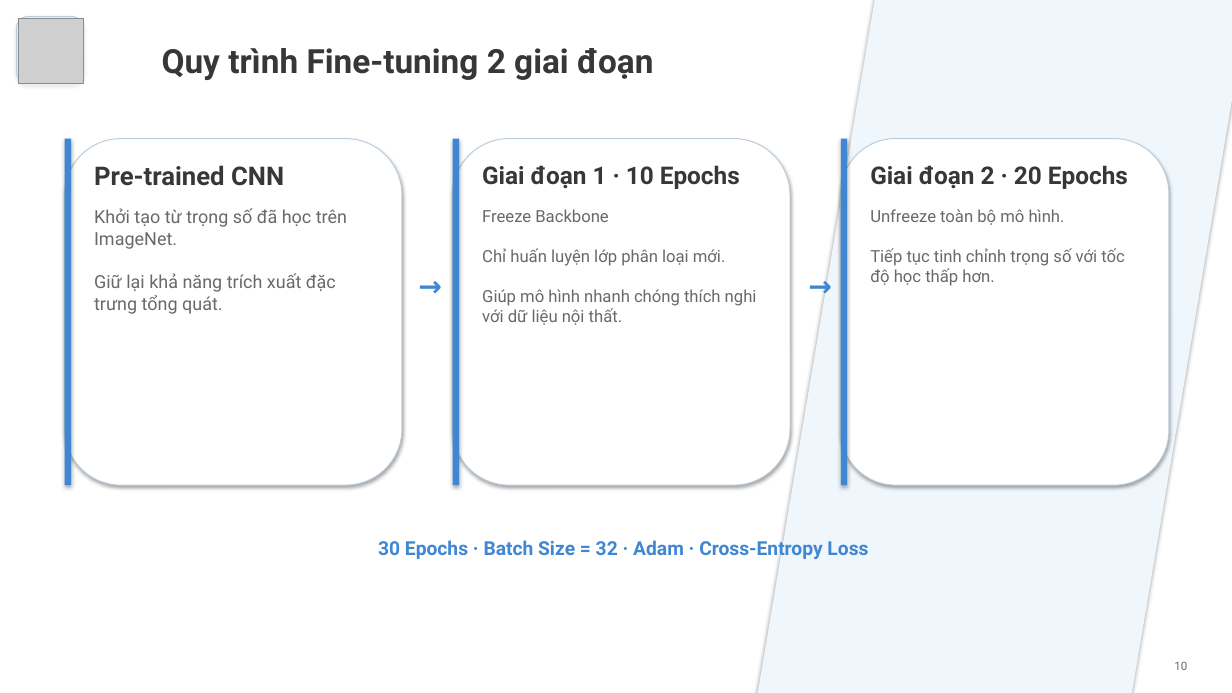
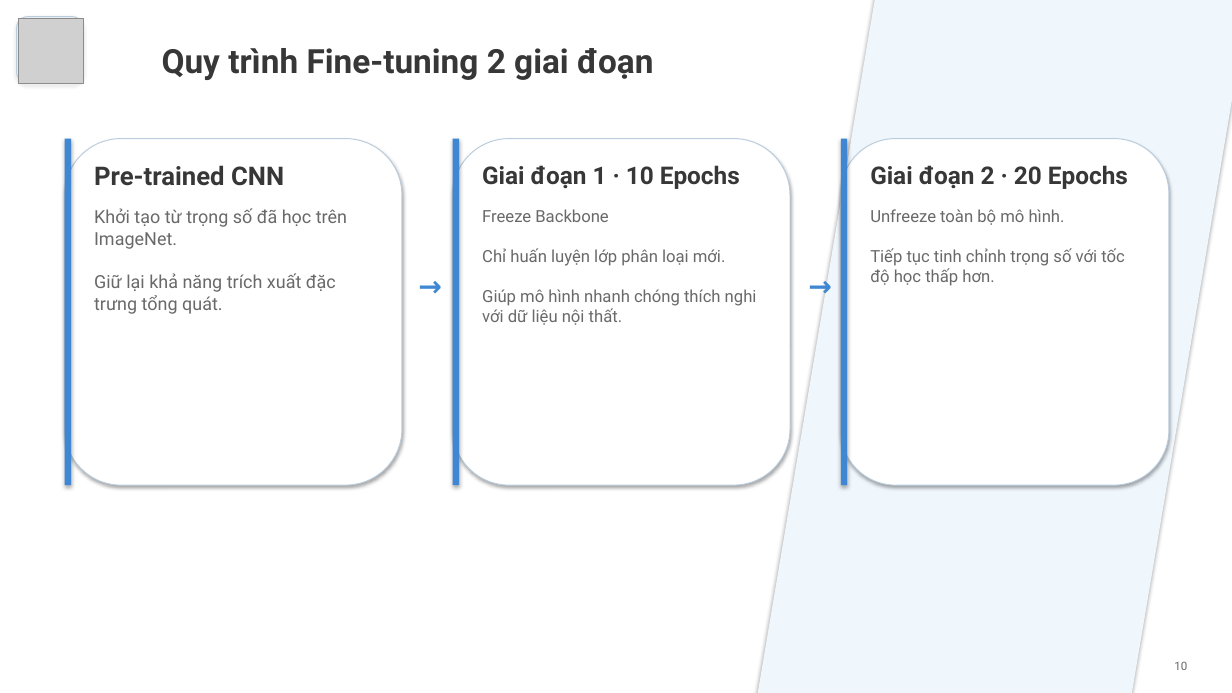
Before and after one commit to thanhnam23-dev/TTTN_DL_FUR, a slide deck: slide 9 of bao_cao/Thực tập tốt nghiệp/TTTN.pptx. Drawn at 1232x693 pixels with LibreOffice and Linux fonts; fonts in the diff are those of the drawing; grey boxes stand for pictures. Boxes give left, top, right and bottom in pixels: in the first picture for what was removed or moved away, otherwise in the second. Text is boxed around its words. In the diff, an @@ line names an element or a change of style, - is before the commit and + after.

```diff
--- a/bao_cao/Thực tập tốt nghiệp/TTTN.pptx
+++ b/bao_cao/Thực tập tốt nghiệp/TTTN.pptx
@@ text removed at [378, 537, 868, 559] @@
-30 Epochs · Batch Size = 32 · Adam · Cross-Entropy Loss
```
Also in this commit, not shown: 2 other slides changed, 6 other files.
